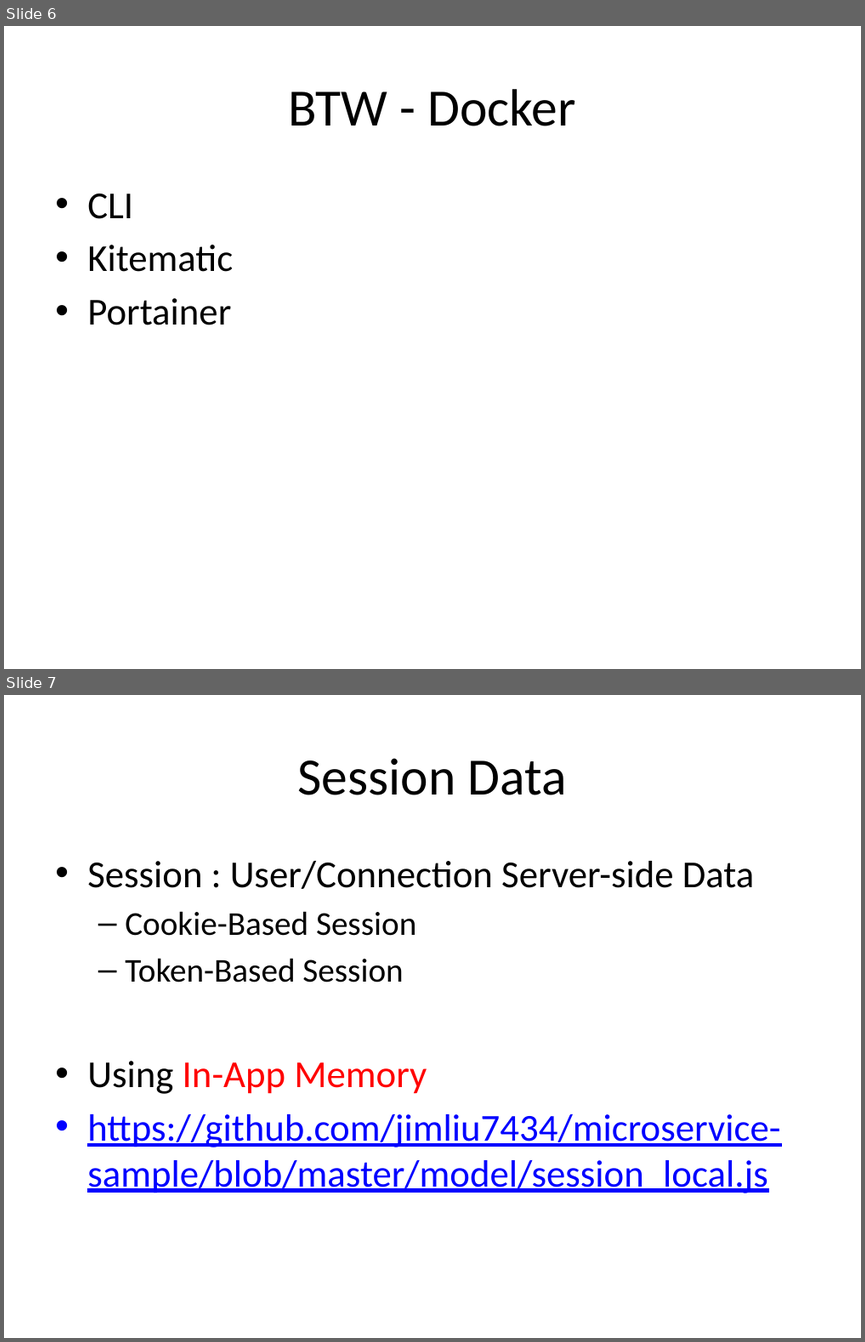
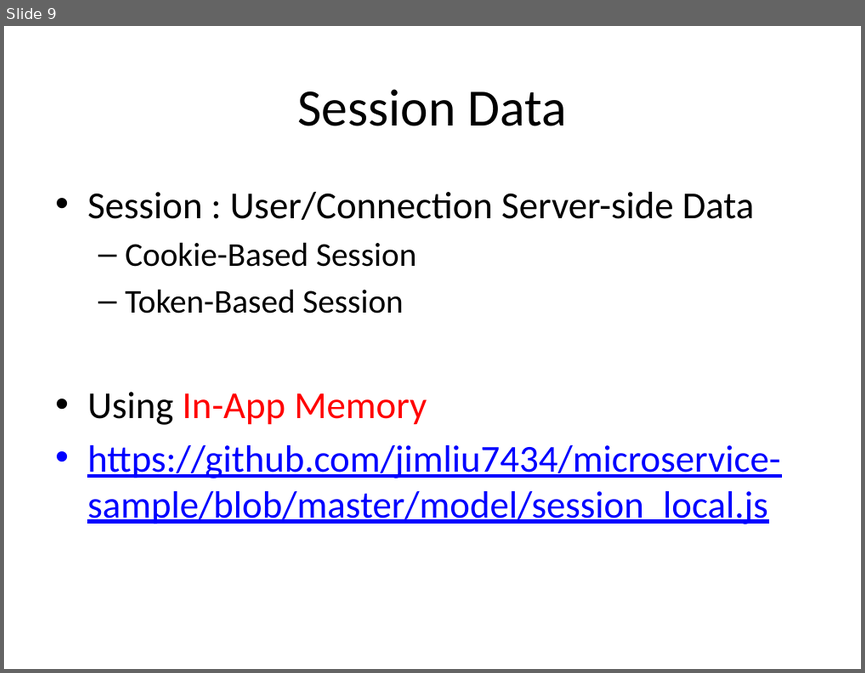
Before and after one commit to jimliu7434/microservice-sample, a slide deck: Microservice02.pptx. Shown one above the other, each under a label of ours: slides 6 and 7 before the commit, slide 9 after it. The pictures are 865x1342 and 865x673 pixels, drawn with LibreOffice and Linux fonts; fonts in the diff are those of the drawing. Boxes give left, top, right and bottom in pixels: in the first picture for what was removed or moved away, otherwise in the second. Text is boxed around its words. In the diff, an @@ line names an element or a change of style, - is before the commit and + after.

```diff
--- a/Microservice02.pptx
+++ b/Microservice02.pptx
@@ slide 6 removed at (4, 26, 861, 669), background #FFFFFF @@
@@ title removed at (289, 89, 575, 126) @@
-BTW - Docker
@@ text removed at (87, 193, 233, 325) @@
-• CLI
-• Kitematic
-• Portainer
@@ what was slide 7 is now slide 9 @@
```
Also in this commit, not shown: 3 slides added, 1 other file.
